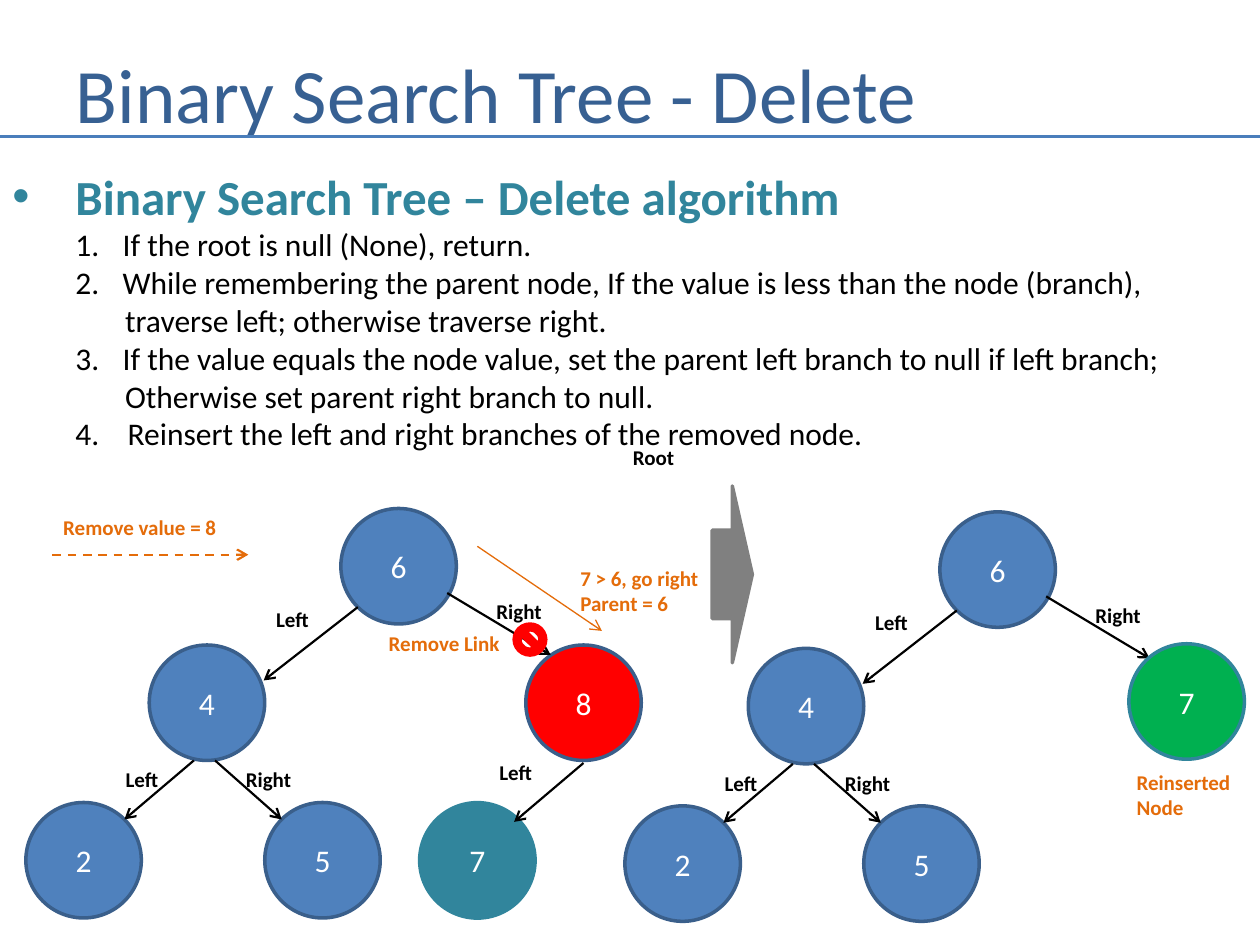
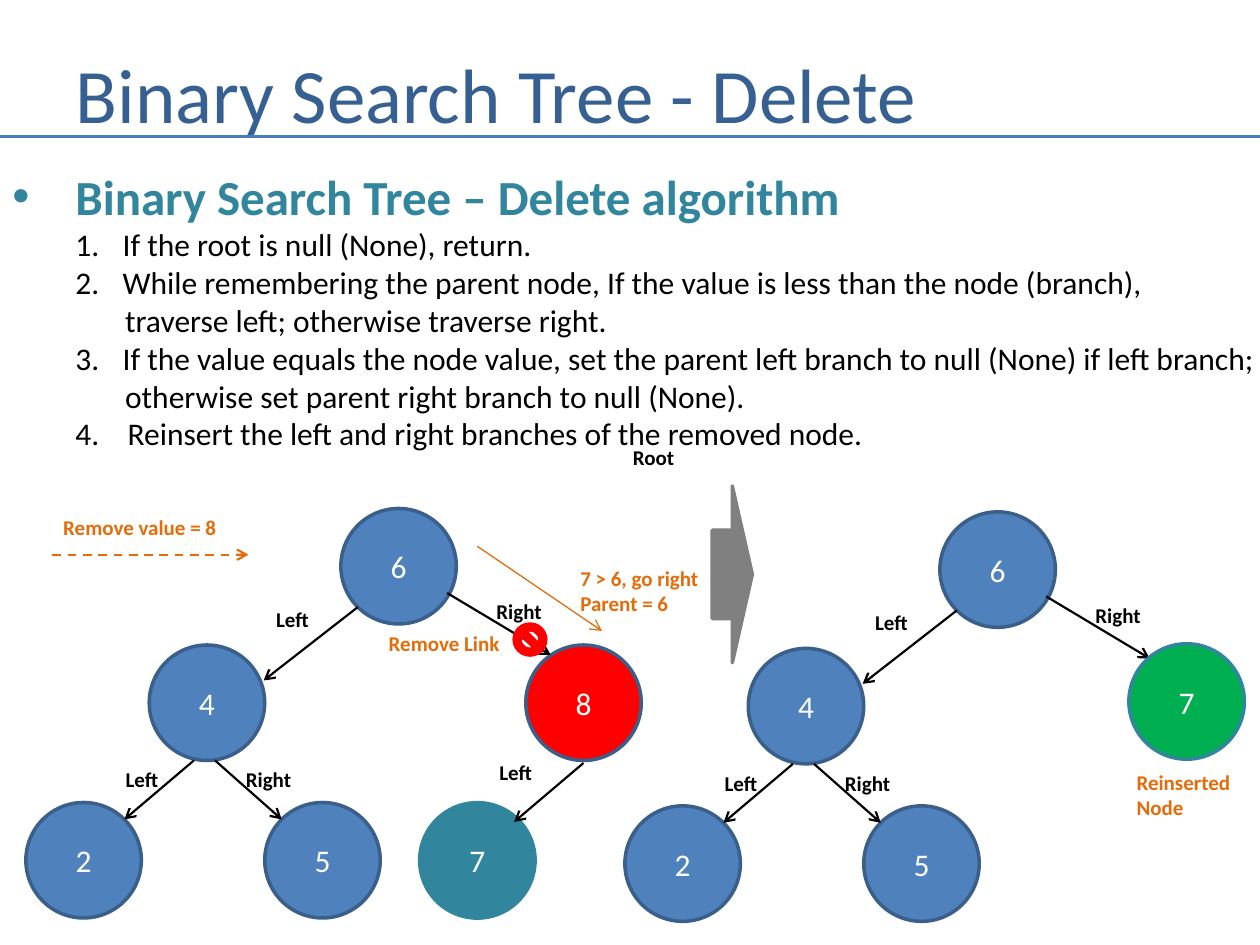
Before and after one commit to andrewferlitsch/Training, a slide deck: slide 58 of CSTraining/Fundamentals/Whiteboarding.pptx. Drawn at 1260x945 pixels with LibreOffice and Linux fonts; fonts in the diff are those of the drawing. Boxes give left, top, right and bottom in pixels: in the first picture for what was removed or moved away, otherwise in the second. Text is boxed around its words. In the diff, an @@ line names an element or a change of style, - is before the commit and + after.

Commit message:
typo updates

```diff
--- a/CSTraining/Fundamentals/Whiteboarding.pptx
+++ b/CSTraining/Fundamentals/Whiteboarding.pptx
@@ text at [123, 347, 1253, 414]: text changed @@
-  3. If the value equals the node value, set the parent left branch to null if left branch;
-  Otherwise set parent right branch to null.
+  3. If the value equals the node value, set the parent left branch to null (None) if left branch;
+  otherwise set parent right branch to null (None).
```
Also in this commit, not shown: 6 other slides changed.
